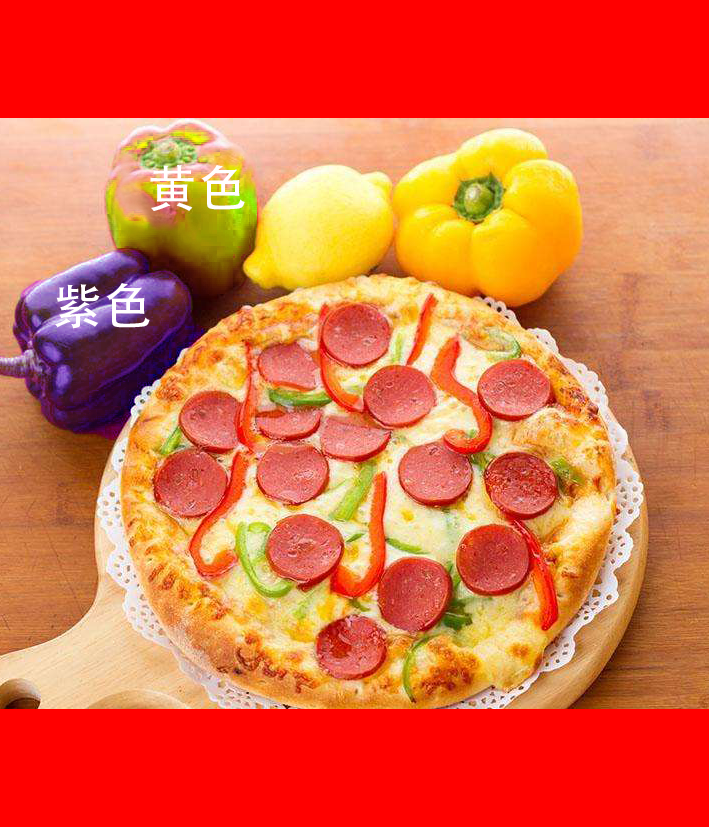
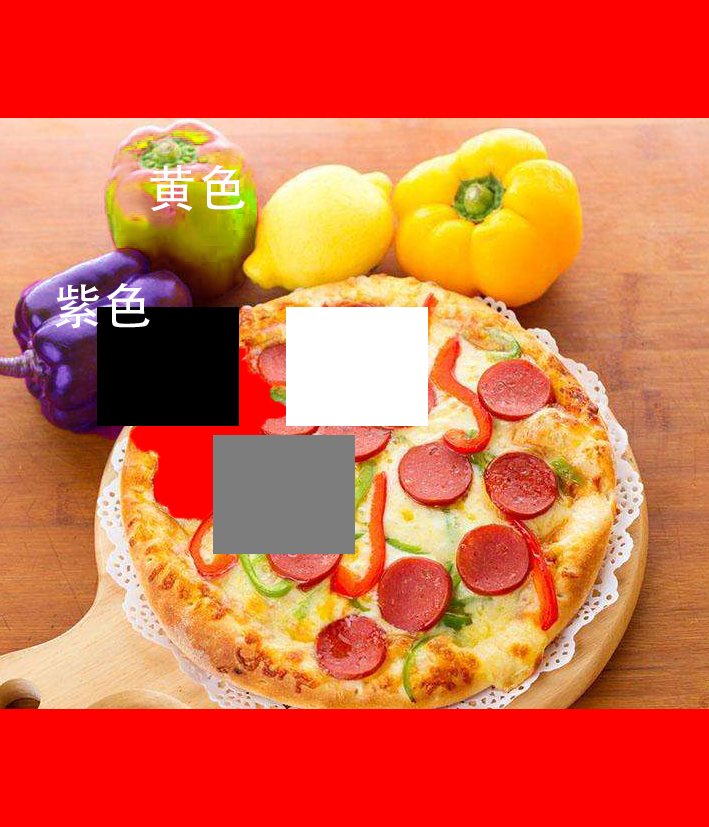
Layers edited between the first and the second 709 x 827 image:
painted on "图层 1" over <box>97,307,428,554</box>
